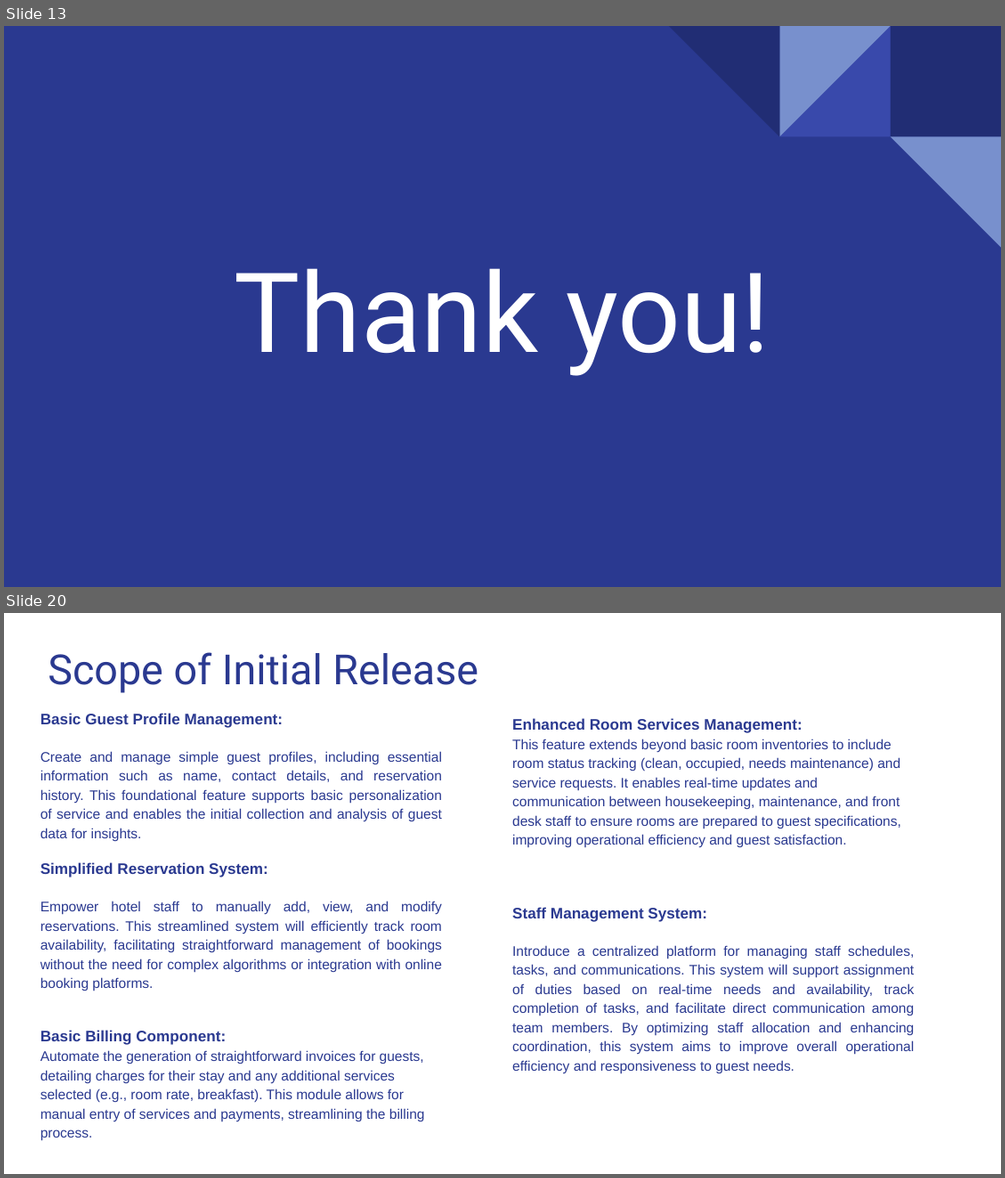
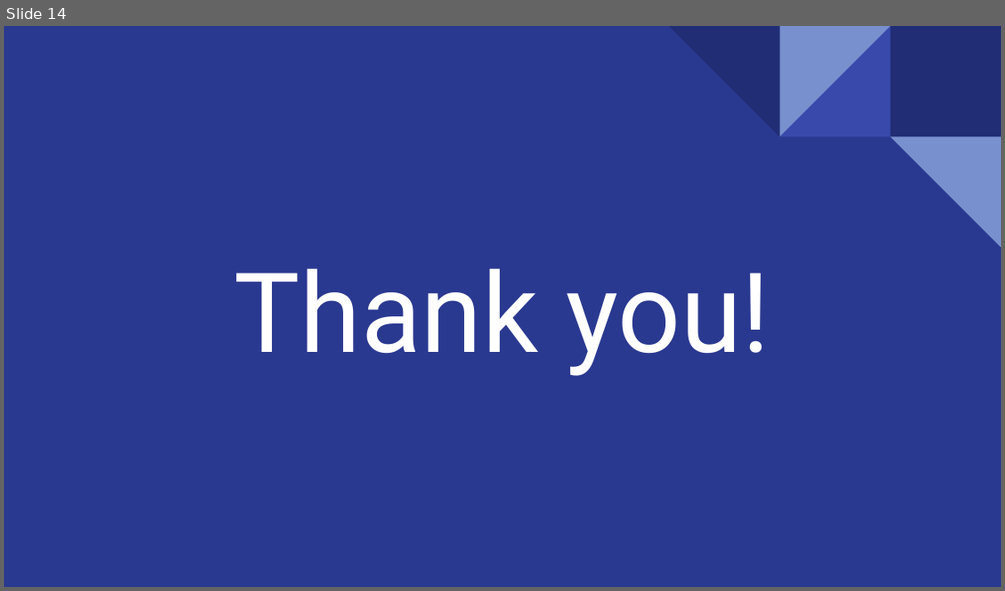
Before and after one commit to yfeng445/NEU, a slide deck: 1/INFO 5100/Asmts/Group Assignment 1/Deliverables/Presentation.pptx. Shown one above the other, each under a label of ours: slides 13 and 20 before the commit, slide 14 after it; the slides between them are not shown. The pictures are 1005x1178 and 1005x591 pixels, drawn with LibreOffice and Linux fonts; fonts in the diff are those of the drawing. Boxes give left, top, right and bottom in pixels: in the first picture for what was removed or moved away, otherwise in the second. Text is boxed around its words. In the diff, an @@ line names an element or a change of style, - is before the commit and + after.

```diff
--- a/1/INFO 5100/Asmts/Group Assignment 1/Deliverables/Presentation.pptx
+++ b/1/INFO 5100/Asmts/Group Assignment 1/Deliverables/Presentation.pptx
@@ slide 20 removed at <box>4,613,1001,1174</box>, background #FFFFFF @@
@@ title removed at <box>48,652,478,693</box> @@
-Scope of Initial Release
@@ text removed at <box>40,713,442,1141</box> @@
-Basic Guest Profile Management:
-Create and manage simple guest profiles, including essential information such as name, contact details, and reservation history. This foundational feature supports basic personalization of service and enables the initial collection and analysis of guest data for insights.
-Simplified Reservation System:
-Empower hotel staff to manually add, view, and modify reservations. This streamlined system will efficiently track room availability, facilitating straightforward management of bookings without the need for complex algorithms or integration with online booking platforms.
-Basic Billing Component:
-Automate the generation of straightforward invoices for guests, detailing charges for their stay and any additional services selected (e.g., room rate, breakfast). This module allows for manual entry of services and payments, streamlining the billing process.
@@ text removed at <box>512,718,914,1073</box> @@
-Enhanced Room Services Management:
-This feature extends beyond basic room inventories to include room status tracking (clean, occupied, needs maintenance) and service requests. It enables real-time updates and communication between housekeeping, maintenance, and front desk staff to ensure rooms are prepared to guest specifications, improving operational efficiency and guest satisfaction.
-Staff Management System:
-Introduce a centralized platform for managing staff schedules, tasks, and communications. This system will support assignment of duties based on real-time needs and availability, track completion of tasks, and facilitate direct communication among team members. By optimizing staff allocation and enhancing coordination, this system aims to improve overall operational efficiency and responsiveness to guest needs.
@@ what was slide 13 is now slide 14 @@
```
Also in this commit, not shown: 1 slide changed, 2 slides added, 11 other slides removed, 6 other files.
